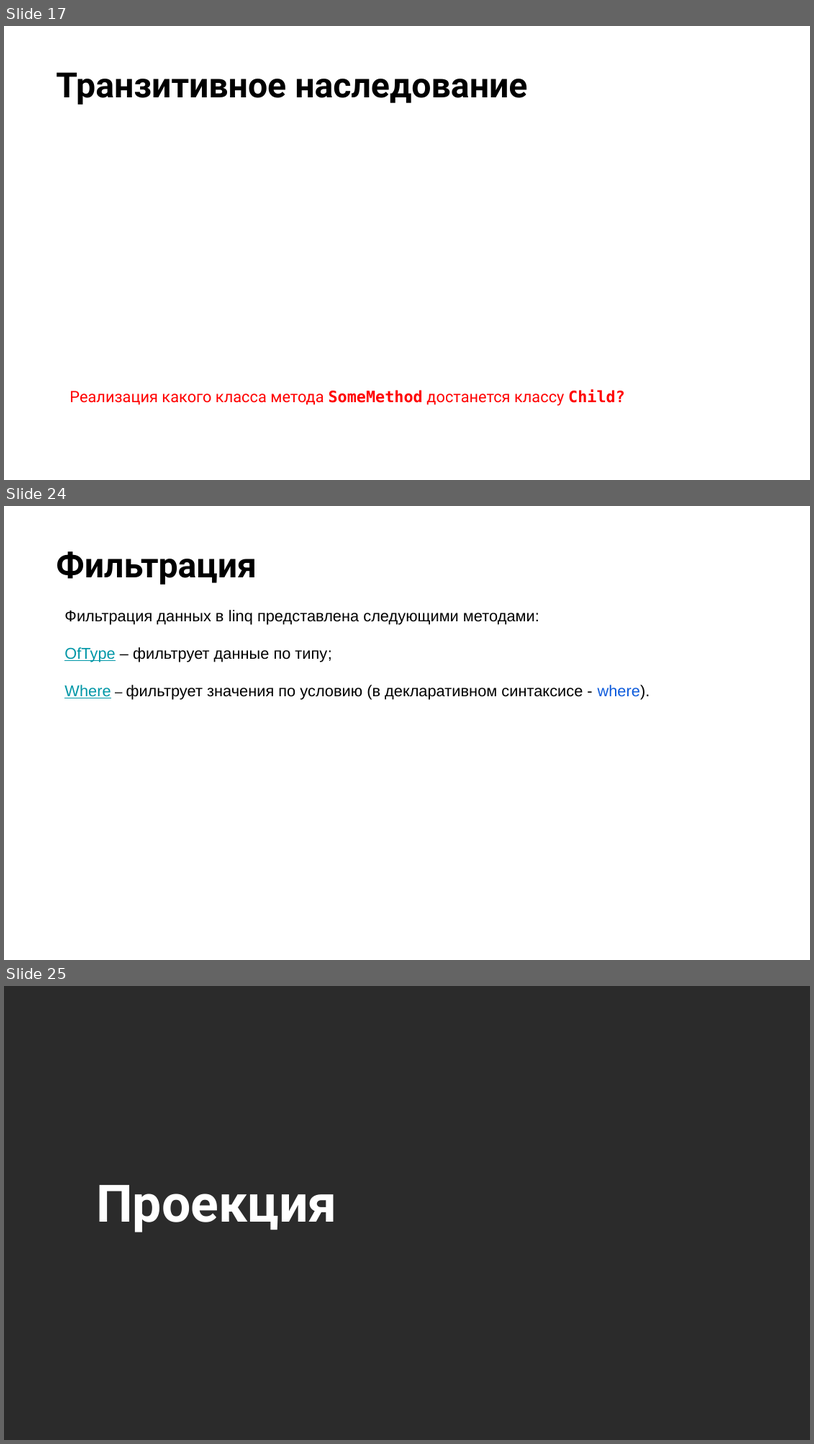
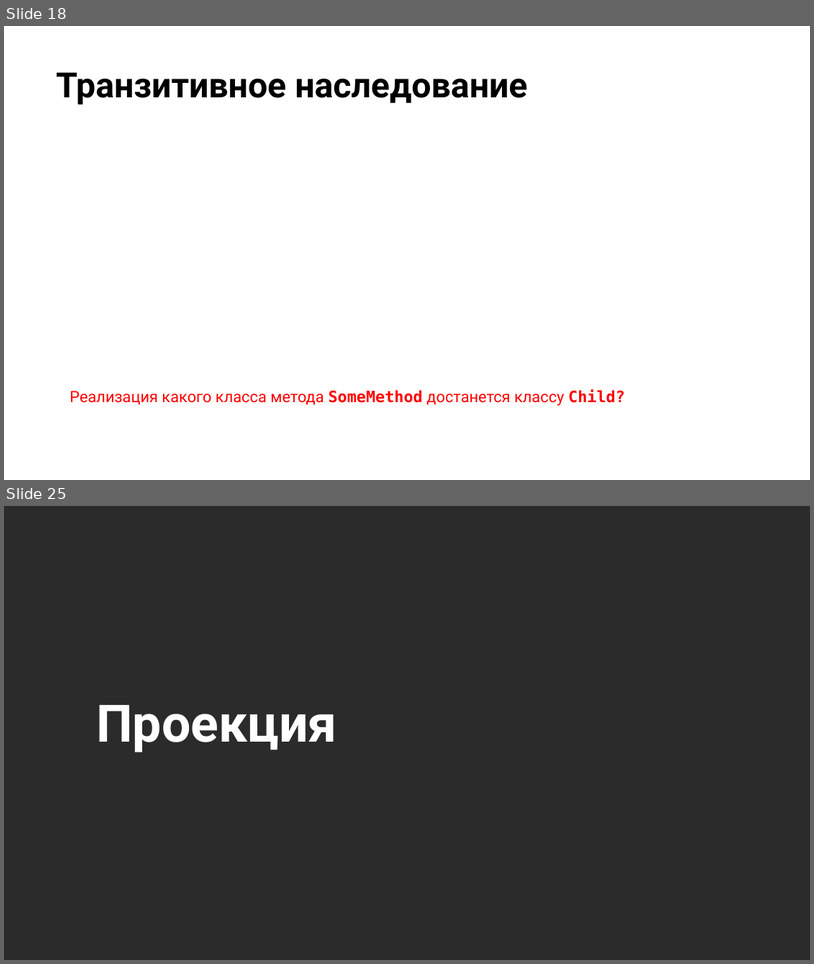
Before and after one commit to NilovPavel/OOP, a slide deck: ООП.pptx. Shown one above the other, each under a label of ours: slides 17, 24 and 25 before the commit, slides 18 and 25 after it; the slides between them are not shown. The pictures are 814x1444 and 814x964 pixels, drawn with LibreOffice and Linux fonts; fonts in the diff are those of the drawing; background and template pictures are left out; a plain dark background stands for a picture behind light text. Boxes give left, top, right and bottom in pixels: in the first picture for what was removed or moved away, otherwise in the second. Text is boxed around its words. In the diff, an @@ line names an element or a change of style, - is before the commit and + after.

```diff
--- a/ООП.pptx
+++ b/ООП.pptx
@@ slide 24 removed at (4, 506, 810, 960), background picture (left out) @@
@@ title removed at (56, 551, 257, 584) @@
-Фильтрация
@@ text removed at (64, 610, 651, 699) @@
-Фильтрация данных в linq представлена следующими методами:
-OfType – фильтрует данные по типу;
-Where – фильтрует значения по условию (в декларативном синтаксисе - where).
@@ what was slide 17 is now slide 18 @@
```
Also in this commit, not shown: 4 slides changed, 5 slides added, 27 other slides removed, 7 other files.
